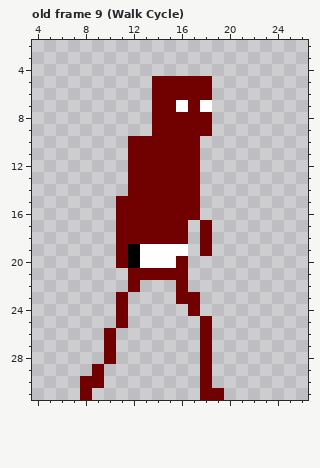
Two states of a pixel-art file, Assets/Visuals/Humanoid/Player/Enemy_Character.aseprite. This is how it looked before the edit.
32x32 pixels, 16 frames. Shown: old frame 9 (Walk Cycle): x 4..26, y 2..31. The commit also changed other frames, which this record leaves out.
And afterwards:
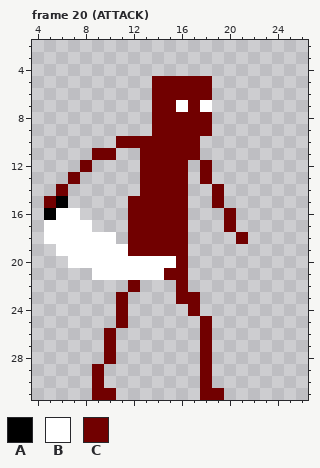
Palette (. is transparent): A #000000  B #ffffff  C #710000
A new or re-ordered frame is compared with the old frame closest to it.
What changed:
frames 16 -> 25
--- frame 20 (ATTACK) is new; against old frame 9 (Walk Cycle)
@@ x 4..26 @@
  9 ..........CCCCC........
-10 ........CCCCCC.........
-11 ........CCCCCC.........
-12 ........CCCCCC.........
-13 ........CCCCCC.........
-14 ........CCCCCC.........
-15 .......CCCCCCC.........
-16 .......CCCCCCC.........
-17 .......CCCCCC.C........
-18 .......CCCCCC.C........
-19 .......CABBBB.C........
-20 .......CABBBC..........
-21 ........CCCCC..........
+10 .......CCCCCCC.........
+11 .....CC..CCCCC.........
+12 ....C....CCCC.C........
+13 ...C.....CCCC.C........
+14 ..C......CCCC..C.......
+15 .CA.....CCCCC..C.......
+16 .ABB....CCCCC...C......
+17 .BBBB...CCCCC...C......
+18 .BBBBBB.CCCCC....C.....
+19 ..BBBBBBCCCCC..........
+20 ...BBBBBBBBBC..........
+21 .....BBBBBBCC..........
 22 ........C...C..........
@@ x 6..12 @@
 29 ...C...
-30 ..CC...
-31 ..C....
+30 ...C...
+31 ...CC..
